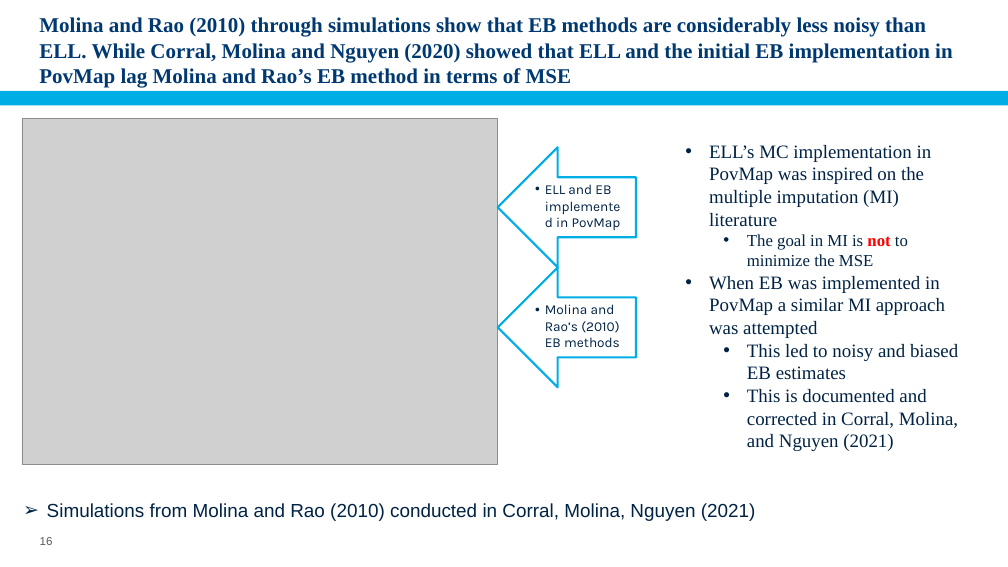
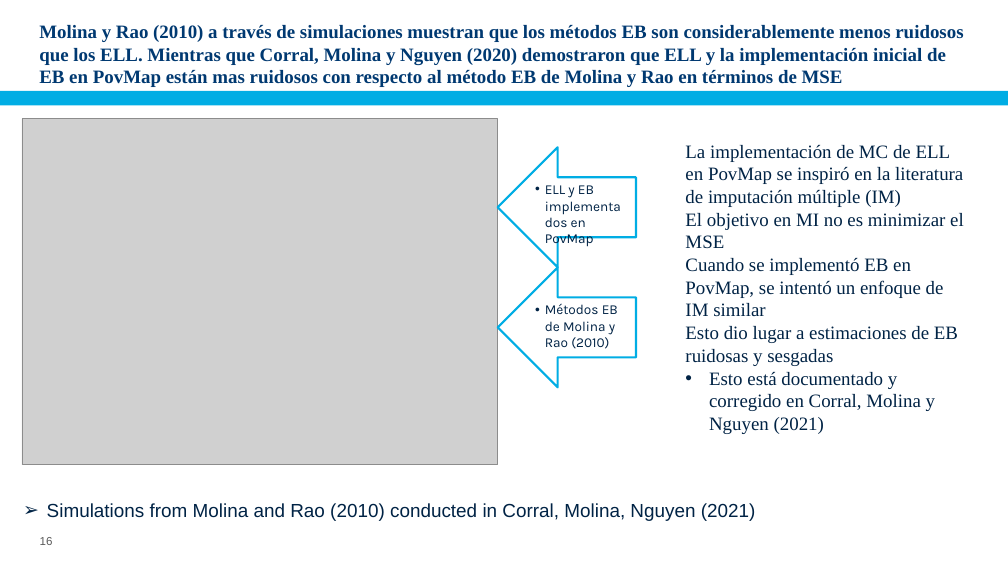
Before and after one commit to pcorralrodas/wb_sae_training, a slide deck: slide 16 of 03.Presentations/Small Area Estimation.pptx. Drawn at 1008x567 pixels with LibreOffice and Linux fonts; fonts in the diff are those of the drawing; grey boxes stand for pictures; background and template pictures are left out. Boxes give left, top, right and bottom in pixels: in the first picture for what was removed or moved away, otherwise in the second. Text is boxed around its words. In the diff, an @@ line names an element or a change of style, - is before the commit and + after.

```diff
--- a/03.Presentations/Small Area Estimation.pptx
+++ b/03.Presentations/Small Area Estimation.pptx
@@ title at (x1=39, y1=25, x2=963, y2=87): text changed; size 20 to 18 pt @@
-Molina and Rao (2010) through simulations show that EB methods are considerably less noisy than ELL. While Corral, Molina and Nguyen (2020) showed that ELL and the initial EB implementation in PovMap lag Molina and Rao’s EB method in terms of MSE
+Molina y Rao (2010) a través de simulaciones muestran que los métodos EB son considerablemente menos ruidosos que los ELL. Mientras que Corral, Molina y Nguyen (2020) demostraron que ELL y la implementación inicial de EB en PovMap están mas ruidosos con respecto al método EB de Molina y Rao en términos de MSE
@@ text at (x1=685, y1=145, x2=964, y2=434): text changed @@
-• ELL’s MC implementation in PovMap was inspired on the multiple imputation (MI) literature
-  • The goal in MI is not to minimize the MSE
-• When EB was implemented in PovMap a similar MI approach was attempted
-  • This led to noisy and biased EB estimates
-  • This is documented and corrected in Corral, Molina, and Nguyen (2021)
+• La implementación de MC de ELL en PovMap se inspiró en la literatura de imputación múltiple (IM)
+  El objetivo en MI no es minimizar el MSE
+  Cuando se implementó EB en PovMap, se intentó un enfoque de IM similar
+  Esto dio lugar a estimaciones de EB ruidosas y sesgadas
+  Esto está documentado y corregido en Corral, Molina y Nguyen (2021)
@@ text in left arrow at (x1=545, y1=185, x2=594, y2=248): text changed @@
-• ELL and EB implemented in PovMap
+• ELL y EB implementados en PovMap
@@ text in left arrow at (x1=545, y1=303, x2=618, y2=349): text changed @@
-• Molina and Rao’s (2010) EB methods
+• Métodos EB de Molina y Rao (2010)
```
Also in this commit, not shown: 12 other slides changed, 11 slides added, 9 slides removed.
